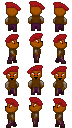
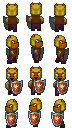
Before/after of a 72x128 layered artwork. What changed in the layer stack:
added layer "shield-front" above "ears-hat-forward" over [left=5, top=79, right=69, bottom=127]
showed "ears-hat-forward" over [left=6, top=2, right=66, bottom=103]
hid "beret" over [left=3, top=1, right=69, bottom=107]
added layer "helmet-gold" above "helmet-grey" over [left=6, top=3, right=66, bottom=112]
added layer "shield-rear" above "body-heavy-tough" over [left=3, top=15, right=69, bottom=63]
